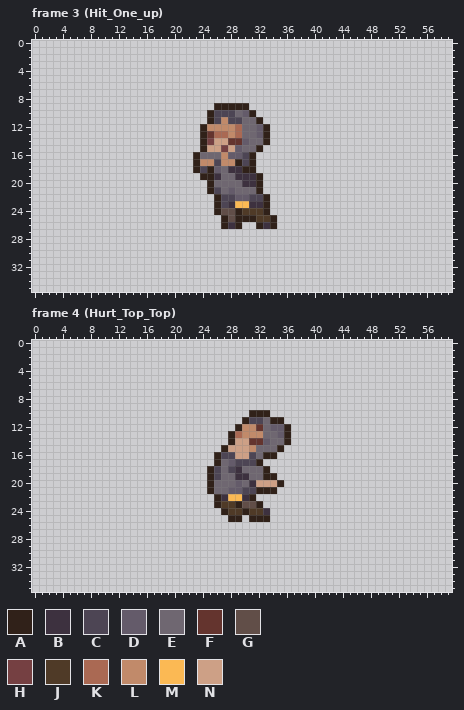
File history of a pixel-art file, resources/art/raw/gangster_enemy.aseprite. Above is the file before it was changed.
60x36 pixels, 25 frames. Colours within 5 levels of each other are drawn and written as one. Shown: frame 3 (Hit_One_up), frame 4 (Hurt_Top_Top). The commit also changed other frames, which this record leaves out.
Palette (. is transparent): A #302119  B #3d313f  C #4d4554  D #645b6a  E #6f6771  F #64342e  G #614e48  H #754042  J #4f3a27  K #aa6953  L #c18a6a  M #fbb954  N #cda086
Pixels before, frame 3 (Hit_One_up), first column x 23:
 9 ...AAAAA....
10 ..ACCCEDA...
11 ..ACLCCEEA..
12 .ALLLLKEEDA.
13 .AFKKLKEEDA.
14 .AHNNFFDEEA.
15 .ANNHNDEEA..
16 AEEELDDCA...
17 ALLCLLACA...
18 ACADEBBAA...
19 .AABEEBBBA..
20 ..AEEEEBBA..
21 ..ACEDEEEA..
22 ...ACCDDCCA.
23 ...ACBMMBBA.
24 ...AGGAJJJA.
25 ....AGAAAJJA
26 ....ABA..ABA
Pixels before, frame 4 (Hurt_Top_Top), first column x 25:
10 ......AAA...
11 .....ACCEAA.
12 ....ALLFEDDA
13 ...AKLLLEEDA
14 ...ANNFFDEEA
15 ..ANNNLEEEA.
16 .ACCNNCEAA..
17 .AEDCCCA....
18 ACECBEEEA...
19 ACEEBBEEAA..
20 AEEEDEBNNNA.
21 AEEDDCCAAA..
22 .ABMMBA.....
23 .AJJAGGA....
24 ..AJJAJJB...
25 ...AA.AAA...
New version:
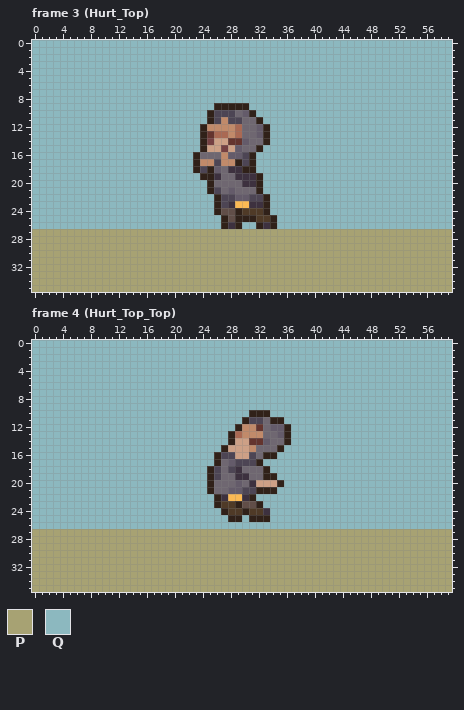
Colours new in this view: P #a7a273  Q #8cb8bf
The exact change:
layer "Layer 2" now shown
Frame 3 (Hurt_Top), layer "Layer 2":
y 0..8: x 0..59 ............................................................ -> QQQQQQQQQQQQQQQQQQQQQQQQQQQQQQQQQQQQQQQQQQQQQQQQQQQQQQQQQQQQ
y 9: x 0..25 .......................... -> QQQQQQQQQQQQQQQQQQQQQQQQQQ; x 31..59 ............................. -> QQQQQQQQQQQQQQQQQQQQQQQQQQQQQ
y 10: x 0..24 ......................... -> QQQQQQQQQQQQQQQQQQQQQQQQQ; x 32..59 ............................ -> QQQQQQQQQQQQQQQQQQQQQQQQQQQQ
y 11: x 0..24 ......................... -> QQQQQQQQQQQQQQQQQQQQQQQQQ; x 33..59 ........................... -> QQQQQQQQQQQQQQQQQQQQQQQQQQQ
y 12..14: x 0..23 ........................ -> QQQQQQQQQQQQQQQQQQQQQQQQ; x 34..59 .......................... -> QQQQQQQQQQQQQQQQQQQQQQQQQQ
y 15: x 0..23 ........................ -> QQQQQQQQQQQQQQQQQQQQQQQQ; x 33..59 ........................... -> QQQQQQQQQQQQQQQQQQQQQQQQQQQ
y 16..18: x 0..22 ....................... -> QQQQQQQQQQQQQQQQQQQQQQQ; x 32..59 ............................ -> QQQQQQQQQQQQQQQQQQQQQQQQQQQQ
y 19: x 0..23 ........................ -> QQQQQQQQQQQQQQQQQQQQQQQQ; x 33..59 ........................... -> QQQQQQQQQQQQQQQQQQQQQQQQQQQ
y 20..21: x 0..24 ......................... -> QQQQQQQQQQQQQQQQQQQQQQQQQ; x 33..59 ........................... -> QQQQQQQQQQQQQQQQQQQQQQQQQQQ
y 22..24: x 0..25 .......................... -> QQQQQQQQQQQQQQQQQQQQQQQQQQ; x 34..59 .......................... -> QQQQQQQQQQQQQQQQQQQQQQQQQQ
y 25: x 0..26 ........................... -> QQQQQQQQQQQQQQQQQQQQQQQQQQQ; x 35..59 ......................... -> QQQQQQQQQQQQQQQQQQQQQQQQQ
y 26: x 0..26 ........................... -> QQQQQQQQQQQQQQQQQQQQQQQQQQQ; x 30..31 .. -> QQ; x 35..59 ......................... -> QQQQQQQQQQQQQQQQQQQQQQQQQ
y 27..35: x 0..59 ............................................................ -> PPPPPPPPPPPPPPPPPPPPPPPPPPPPPPPPPPPPPPPPPPPPPPPPPPPPPPPPPPPP
Frame 4 (Hurt_Top_Top), layer "Layer 2":
y 0..9: x 0..59 ............................................................ -> QQQQQQQQQQQQQQQQQQQQQQQQQQQQQQQQQQQQQQQQQQQQQQQQQQQQQQQQQQQQ
y 10: x 0..30 ............................... -> QQQQQQQQQQQQQQQQQQQQQQQQQQQQQQQ; x 34..59 .......................... -> QQQQQQQQQQQQQQQQQQQQQQQQQQ
y 11: x 0..29 .............................. -> QQQQQQQQQQQQQQQQQQQQQQQQQQQQQQ; x 36..59 ........................ -> QQQQQQQQQQQQQQQQQQQQQQQQ
y 12: x 0..28 ............................. -> QQQQQQQQQQQQQQQQQQQQQQQQQQQQQ; x 37..59 ....................... -> QQQQQQQQQQQQQQQQQQQQQQQ
y 13..14: x 0..27 ............................ -> QQQQQQQQQQQQQQQQQQQQQQQQQQQQ; x 37..59 ....................... -> QQQQQQQQQQQQQQQQQQQQQQQ
y 15: x 0..26 ........................... -> QQQQQQQQQQQQQQQQQQQQQQQQQQQ; x 36..59 ........................ -> QQQQQQQQQQQQQQQQQQQQQQQQ
y 16: x 0..25 .......................... -> QQQQQQQQQQQQQQQQQQQQQQQQQQ; x 35..59 ......................... -> QQQQQQQQQQQQQQQQQQQQQQQQQ
y 17: x 0..25 .......................... -> QQQQQQQQQQQQQQQQQQQQQQQQQQ; x 33..59 ........................... -> QQQQQQQQQQQQQQQQQQQQQQQQQQQ
y 18: x 0..24 ......................... -> QQQQQQQQQQQQQQQQQQQQQQQQQ; x 34..59 .......................... -> QQQQQQQQQQQQQQQQQQQQQQQQQQ
y 19: x 0..24 ......................... -> QQQQQQQQQQQQQQQQQQQQQQQQQ; x 35..59 ......................... -> QQQQQQQQQQQQQQQQQQQQQQQQQ
y 20: x 0..24 ......................... -> QQQQQQQQQQQQQQQQQQQQQQQQQ; x 36..59 ........................ -> QQQQQQQQQQQQQQQQQQQQQQQQ
y 21: x 0..24 ......................... -> QQQQQQQQQQQQQQQQQQQQQQQQQ; x 35..59 ......................... -> QQQQQQQQQQQQQQQQQQQQQQQQQ
y 22: x 0..25 .......................... -> QQQQQQQQQQQQQQQQQQQQQQQQQQ; x 32..59 ............................ -> QQQQQQQQQQQQQQQQQQQQQQQQQQQQ
y 23: x 0..25 .......................... -> QQQQQQQQQQQQQQQQQQQQQQQQQQ; x 33..59 ........................... -> QQQQQQQQQQQQQQQQQQQQQQQQQQQ
y 24: x 0..26 ........................... -> QQQQQQQQQQQQQQQQQQQQQQQQQQQ; x 34..59 .......................... -> QQQQQQQQQQQQQQQQQQQQQQQQQQ
y 25: x 0..27 ............................ -> QQQQQQQQQQQQQQQQQQQQQQQQQQQQ; x 30 . -> Q; x 34..59 .......................... -> QQQQQQQQQQQQQQQQQQQQQQQQQQ
y 26: x 0..59 ............................................................ -> QQQQQQQQQQQQQQQQQQQQQQQQQQQQQQQQQQQQQQQQQQQQQQQQQQQQQQQQQQQQ
y 27..35: x 0..59 ............................................................ -> PPPPPPPPPPPPPPPPPPPPPPPPPPPPPPPPPPPPPPPPPPPPPPPPPPPPPPPPPPPP
Where, in picture pixels (left, top, right, bottom), the same in both pictures:
added: (32, 40, 452, 292)
added: (32, 340, 452, 592)
